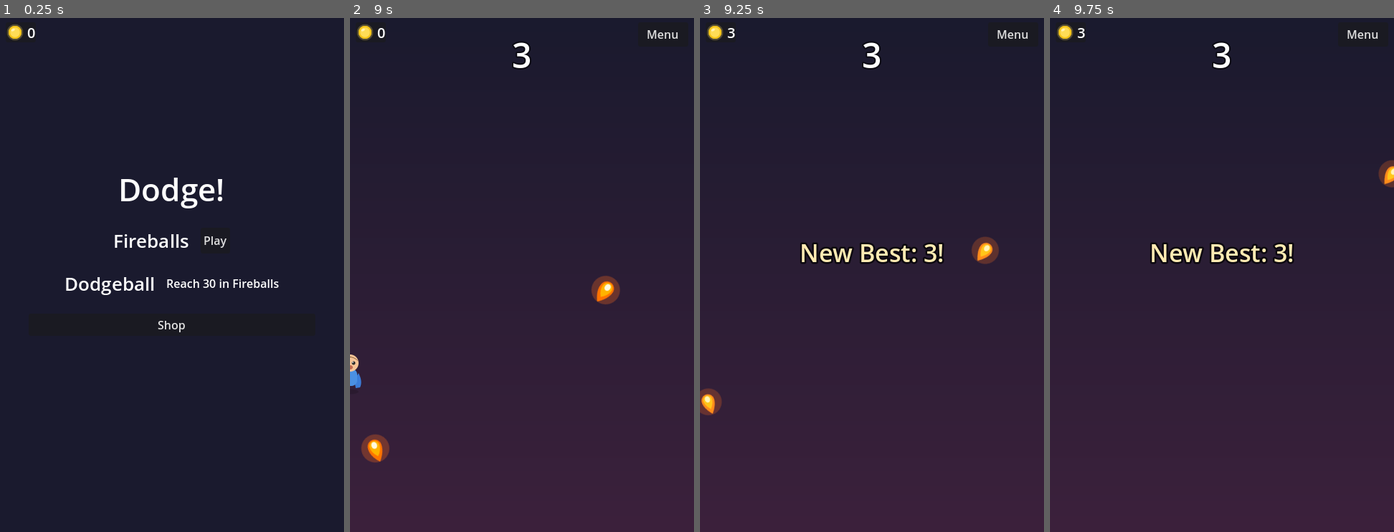
Above: before the commit, frames 1-4 (left to right).
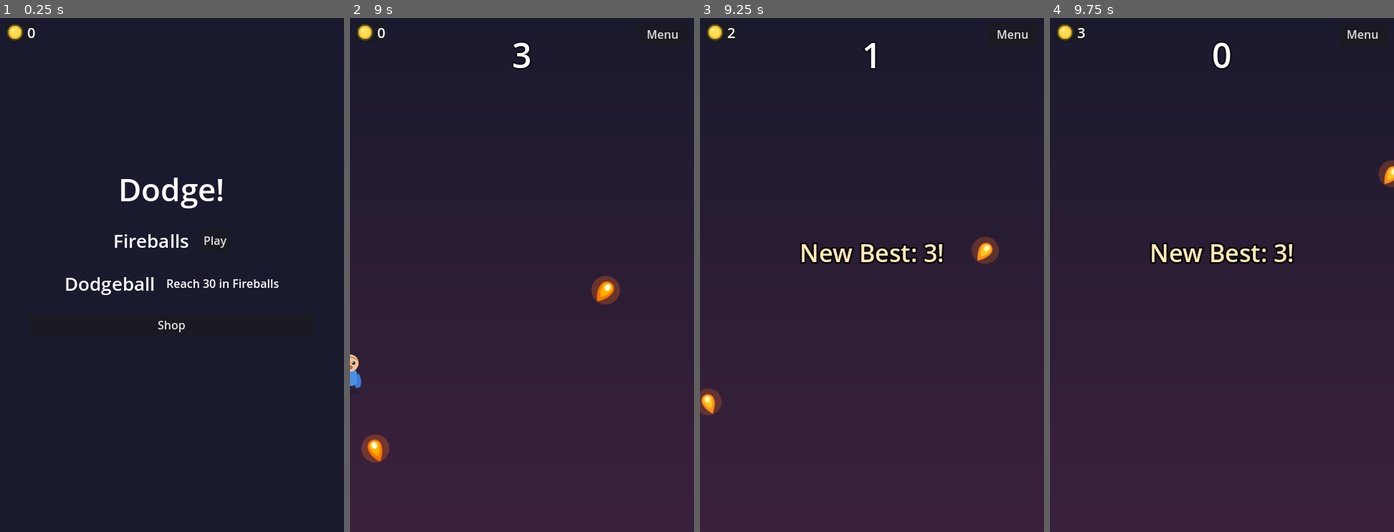
Above: after the commit, the same moments.

Repository: nutella4brunch/dodge-the-fireballs
Game: Godot game, scene res://scenes/console.tscn
Two runs of this game, one before a commit and one after it. Both use one fixed random seed, a clock stepped at 60 frames per second and the inputs below.
Inputs:
- Up to frame 1 (0.25 s): no input
- Up to frame 2 (9 s): click "Play" at 0.5 s; click "Start" at 1.25 s; click "Menu" at 2 s; click "Play" at 2.75 s; click "Start" at 3.5 s; tap Enter at 4.25 s; hold Right (move_right) 4.28-5.03 s; hold Space (start_game) 4.28-5.03 s; hold Down (move_down) 5.03-5.78 s; tap Space (start_game) at 5.1, 6.6, 8.1 s; hold Right (move_right) 5.78-6.53 s; hold Space (start_game) 5.78-6.53 s; hold Up (move_up) 6.53-7.28 s; hold Space (start_game) 7.28-8.03 s; hold Left (move_left) 7.28-8.78 s; hold Down (move_down) from 8.78 s (still down); hold Space (start_game) from 8.78 s (still down)
- Up to frame 3 (9.25 s): keep holding Down (move_down); keep holding Space (start_game)
- Up to frame 4 (9.75 s): release Down (move_down) at 9.53 s; release Space (start_game) at 9.53 s; hold Right (move_right) from 9.53 s (still down); tap Space (start_game) at 9.6 s

Frames 1-2 are identical in both runs. In frame 3, 0.2% of the frame differs, in the area x 7-53%, y 1-11%; in frame 4, 0.1%.

Commit message:
Pour points into the wallet at game over
Instead of banking in one lump, the score now drains to zero while
the coin badge climbs in lockstep, 20 coins a second (bank_rate is
a TWEAK ME in hud.gd). Restarting mid-pour or leaving for the menu
banks the remainder instantly, so no earned coin is ever lost.

Co-Authored-By: Claude Fable 5 <noreply@anthropic.com>

Diff:
--- a/game/levels/dodgeball/level.gd
+++ b/game/levels/dodgeball/level.gd
@@ -42,6 +42,8 @@
 	$Player.start($StartPosition.position)
 	$StartTimer.start()
 
+	# If the last run's points are still pouring, bank the rest now.
+	$HUD.finish_banking()
 	$HUD.update_score(score)
 	$HUD.show_message("Get Ready!")
 
@@ -56,8 +58,9 @@
 	$PowerupTimer.stop()
 	$SlowmoTimer.stop()
 	$HUD.show_game_over(score)
-	# Report the run to the console, which banks the coins,
-	# saves the best, and unlocks.
+	# Pour the points into the wallet, then report the run to
+	# the console, which saves the best and unlocks.
+	$HUD.bank_score(score)
 	finished.emit(score)
 
 
--- a/game/levels/fireballs/level.gd
+++ b/game/levels/fireballs/level.gd
@@ -45,6 +45,8 @@
 
 	$PowerupTimer.wait_time = powerup_every
 
+	# If the last run's points are still pouring, bank the rest now.
+	$HUD.finish_banking()
 	$HUD.update_score(score)
 	$HUD.show_message("Get Ready!")
 
@@ -59,8 +61,9 @@
 	$PowerupTimer.stop()
 	$SlowmoTimer.stop()
 	$HUD.show_game_over(score)
-	# Report the run to the console, which banks the coins,
-	# saves the best, and unlocks.
+	# Pour the points into the wallet, then report the run to
+	# the console, which saves the best and unlocks.
+	$HUD.bank_score(score)
 	finished.emit(score)
 
 
--- a/game/scenes/hud.tscn
+++ b/game/scenes/hud.tscn
@@ -83,5 +83,8 @@
 wait_time = 2.0
 one_shot = true
 
+[node name="BankTimer" type="Timer" parent="."]
+
 [connection signal="pressed" from="StartButton" to="." method="_on_start_button_pressed"]
 [connection signal="timeout" from="MessageTimer" to="." method="_on_message_timer_timeout"]
+[connection signal="timeout" from="BankTimer" to="." method="_on_bank_timer_timeout"]
--- a/game/scripts/console.gd
+++ b/game/scripts/console.gd
@@ -43,9 +43,8 @@
 
 
 func _on_level_finished(score: int, folder: String) -> void:
-	# Points ARE coins: every run banks its whole score.
-	SaveData.add_coin(score)
-
+	# Points ARE coins — the level's HUD pours them into the
+	# wallet as an animation, so no banking happens here.
 	if score > SaveData.get_best(folder):
 		SaveData.set_best(folder, score)
 
--- a/game/scripts/hud.gd
+++ b/game/scripts/hud.gd
@@ -5,6 +5,42 @@
 # The level sets this from SaveData when it loads. Saving to disk
 # is SaveData's job now — the HUD only displays things.
 var high_score: int = 0
+
+# TWEAK ME: how fast points pour into the wallet, per second.
+@export var bank_rate: float = 20.0
+
+# Points still waiting to be poured into the wallet.
+var banking_left: int = 0
+
+
+func bank_score(amount: int) -> void:
+	# Start pouring: one point leaves the score, one coin lands
+	# in the wallet, over and over until the score runs dry.
+	banking_left = amount
+	$BankTimer.start(1.0 / bank_rate)
+
+
+func finish_banking() -> void:
+	# A new round is starting mid-pour — bank the rest instantly
+	# so no coins get lost.
+	$BankTimer.stop()
+	if banking_left > 0:
+		SaveData.add_coin(banking_left)
+		banking_left = 0
+
+
+func _on_bank_timer_timeout() -> void:
+	if banking_left <= 0:
+		$BankTimer.stop()
+		return
+	banking_left -= 1
+	SaveData.add_coin(1)
+	update_score(banking_left)
+
+
+func _exit_tree() -> void:
+	# Leaving for the menu mid-pour? You still earned it all.
+	finish_banking()
 
 
 func show_message(text: String) -> void:
